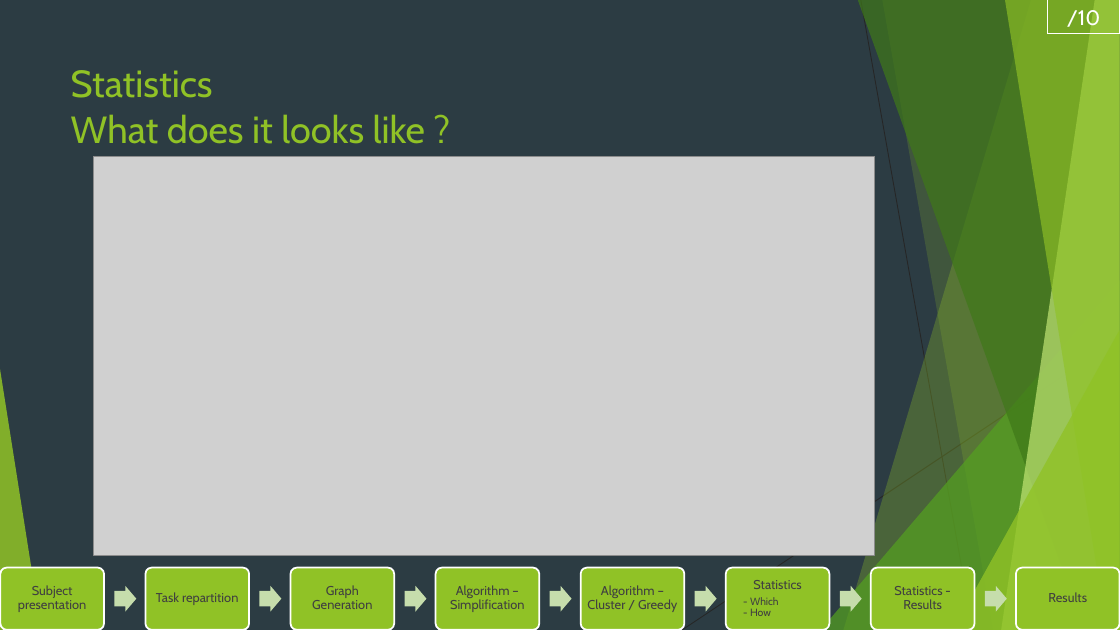
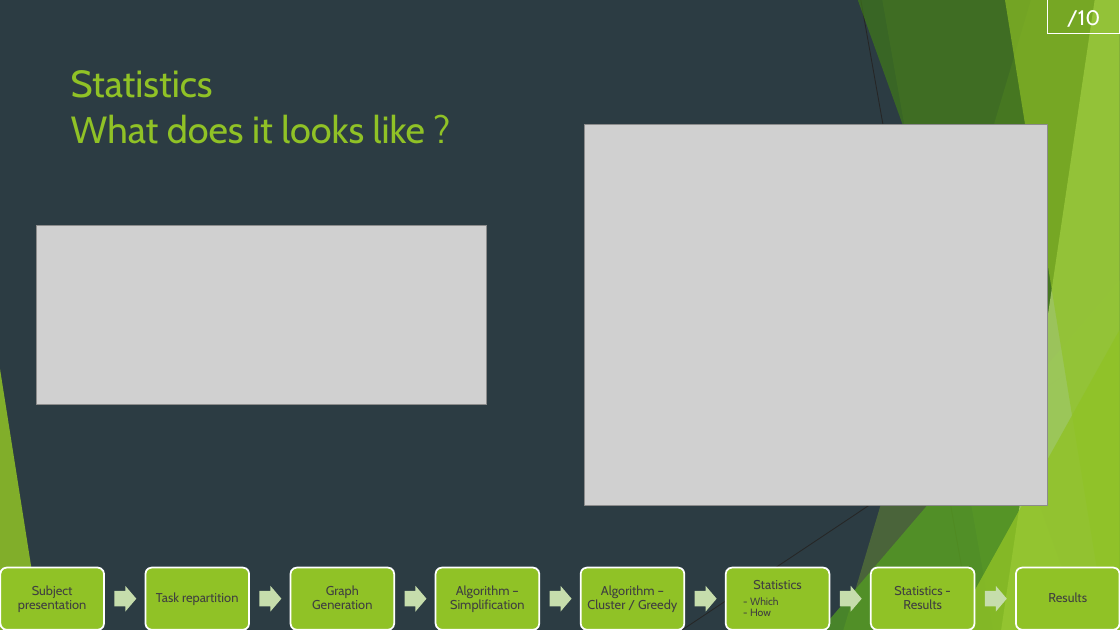
Before and after one commit to RobinMaisano/ProjetData, a slide deck: slide 10 of DATA PROJECT.pptx. Drawn at 1120x630 pixels with LibreOffice and Linux fonts; fonts in the diff are those of the drawing; grey boxes stand for pictures. Boxes give left, top, right and bottom in pixels: in the first picture for what was removed or moved away, otherwise in the second. Text is boxed around its words. In the diff, an @@ line names an element or a change of style, - is before the commit and + after.

```diff
--- a/DATA PROJECT.pptx
+++ b/DATA PROJECT.pptx
@@ picture added at (x1=585, y1=125, x2=1048, y2=506) @@
@@ picture removed at (x1=93, y1=156, x2=875, y2=555) @@
@@ picture added at (x1=37, y1=225, x2=487, y2=405) @@
```
Also in this commit, not shown: 4 other slides changed.
